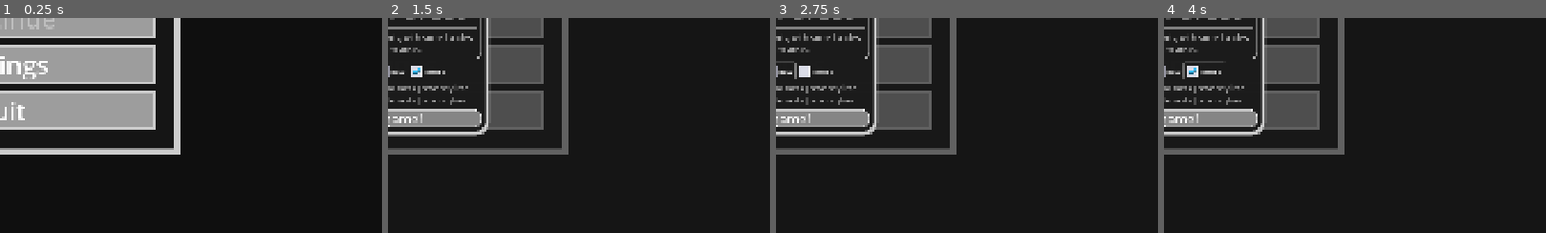
Above: before the commit, frames 1-4 (left to right).
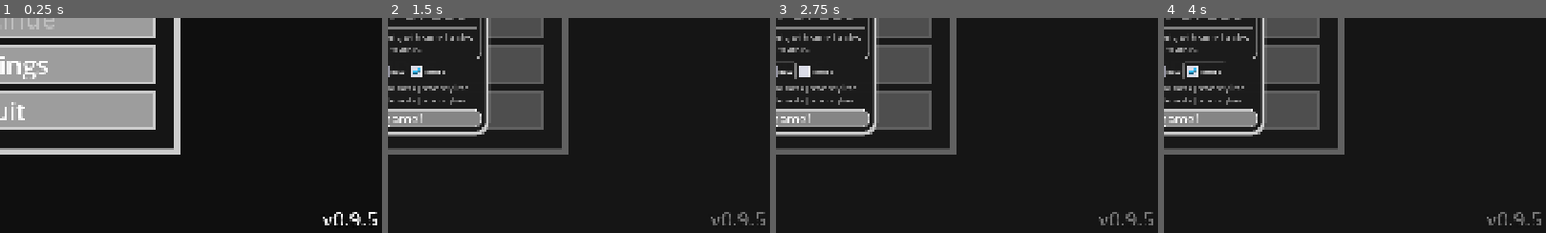
Above: after the commit, the same moments.

Repository: morie197/guwa-guwa-adventures
Game: Godot game, scene res://scenes/menus/main_menu.tscn
The game is run twice, just before and just after one commit, with the same random seed, the same clock (stepped at 60 frames per second) and the same inputs. Sound files missing from this copy of the repository are replaced by a short silence.
Inputs (mouse positions are % of the whole screen's width and height, from its top left):
- Up to frame 1 (0.25 s): no input
- Up to frame 2 (1.5 s): click "New Game" at 0.5 s; click (50, 39) at 1.25 s, where only the run before the commit has a clickable "New Game"
- Up to frame 3 (2.75 s): click "Easy" at 2 s
- Up to frame 4 (4 s): click "Easy" at 2.75 s; click "Normal" at 3.5 s
The pictures show only the part of the screen within x 50-100%, y 50-100%; the shares and areas given below are measured in that part.

The runs differ from the first frame. In frame 1, 0.3% of the frame differs, in the area x 84-99%, y 90-97%; in frame 2, 0.3%; in frame 3, 0.3%; in frame 4, 0.3%.

Commit message:
[Fix] Buttons not disabling on main menu
Did inPopup = !inPopup twice, undoing any changes.

Diff:
--- a/scenes/menus/levelUpUI.tscn
+++ b/scenes/menus/levelUpUI.tscn
@@ -22,6 +22,7 @@
 
 [node name="PanelContainer" type="PanelContainer" parent="."]
 layout_mode = 2
+size_flags_horizontal = 4
 theme_override_styles/panel = ExtResource("2_mg3bb")
 
 [node name="HBoxContainer" type="HBoxContainer" parent="PanelContainer"]
--- a/scenes/menus/main_menu.tscn
+++ b/scenes/menus/main_menu.tscn
@@ -190,6 +190,20 @@
 bus = &"SFX"
 parameters/looping = true
 
+[node name="versionText" type="RichTextLabel" parent="PanelContainer2"]
+custom_minimum_size = Vector2(160, 80)
+layout_mode = 2
+size_flags_horizontal = 8
+size_flags_vertical = 8
+theme_override_constants/shadow_outline_size = 1
+theme_override_constants/outline_size = 5
+theme_override_font_sizes/normal_font_size = 50
+text = "v0.9.5"
+fit_content = true
+autowrap_mode = 0
+horizontal_alignment = 1
+vertical_alignment = 1
+
 [node name="TileMapLayer" type="TileMapLayer" parent="."]
 z_index = -6
 position = Vector2(-688, -96)
--- a/scripts/menus/main_menu.gd
+++ b/scripts/menus/main_menu.gd
@@ -57,6 +57,6 @@
 		buttons = [newgame, settings, quit]
 	else:
 		buttons = [newgame, settings, continueButton, quit]
-	inPopup = !inPopup
+	#inPopup = !inPopup
 	for button in buttons:
 		button.disabled = inPopup
--- a/scripts/player.gd
+++ b/scripts/player.gd
@@ -298,7 +298,7 @@
 			var target = %underwatersurface
 			if underwater and !isBreathable:
 				_stopAnimations(%underwatertransition)
-				print("2")
+				#print("2")
 				target = %underwatertransition
 				%underwatertransition.visible = true
 			else:
